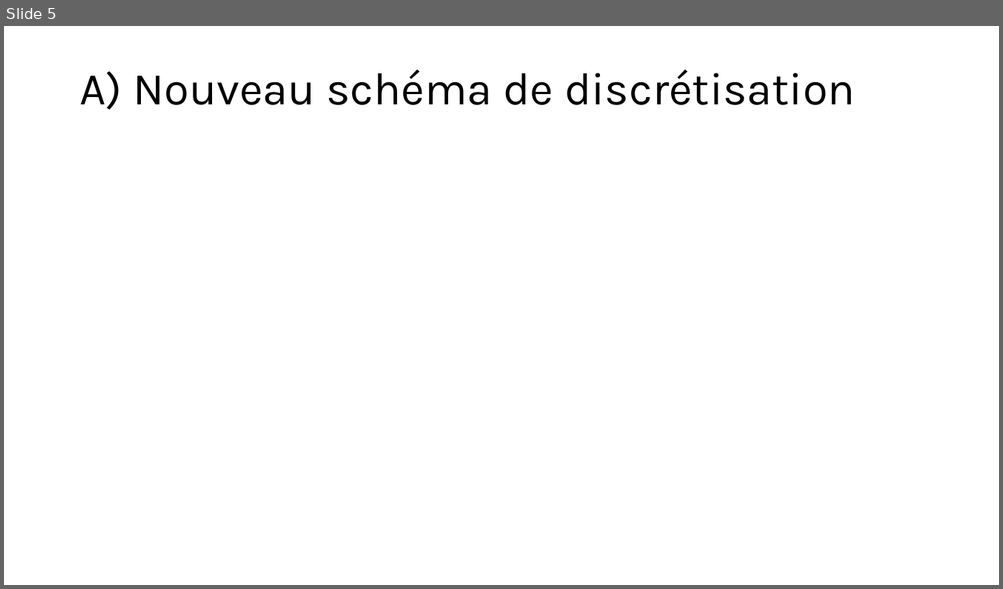
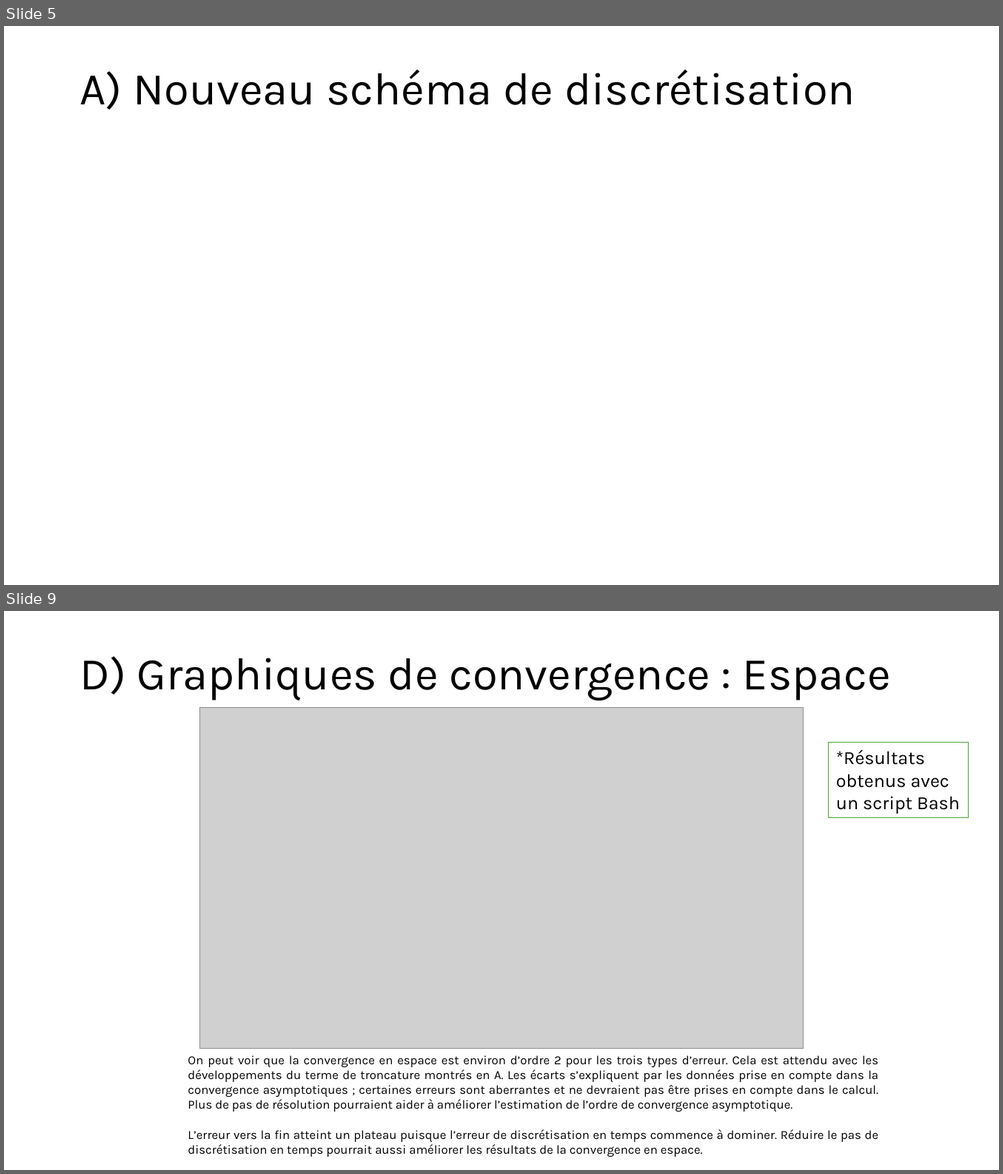
Before and after one commit to antoine-pt/MEC8211, a slide deck: MEC8211-Devoir2.pptx. Shown one above the other, each under a label of ours: slide 5 before the commit, slides 5 and 9 after it; the slides between them are not shown. The pictures are 1003x589 and 1003x1174 pixels, drawn with LibreOffice and Linux fonts; fonts in the diff are those of the drawing; grey boxes stand for pictures. Boxes give left, top, right and bottom in pixels: in the first picture for what was removed or moved away, otherwise in the second. Text is boxed around its words. In the diff, an @@ line names an element or a change of style, - is before the commit and + after.

Commit message:
Ajout des diapos B, C, D, F dans le powerpoint

```diff
--- a/MEC8211-Devoir2.pptx
+++ b/MEC8211-Devoir2.pptx
@@ slide 9 added at (4, 611, 999, 1170), background #FFFFFF @@
@@ title added at (79, 656, 891, 701), 44 pt, text #000000 @@
+D) Graphiques de convergence : Espace
@@ picture added at (199, 708, 803, 1049) @@
@@ rectangle added at (828, 742, 968, 817), outline #4EA72E 0.75 pt, 18 pt, text #000000 @@
+*Résultats obtenus avec un script Bash
@@ text added at (188, 1056, 879, 1157), 12 pt, text #000000 @@
+On peut voir que la convergence en espace est environ d’ordre 2 pour les trois types d’erreur. Cela est attendu avec les développements du terme de troncature montrés en A. Les écarts s’expliquent par les données prise en compte dans la convergence asymptotiques ; certaines erreurs sont aberrantes et ne devraient pas être prises en compte dans le calcul. Plus de pas de résolution pourraient aider à améliorer l’estimation de l’ordre de convergence asymptotique.
+L’erreur vers la fin atteint un plateau puisque l’erreur de discrétisation en temps commence à dominer. Réduire le pas de discrétisation en temps pourrait aussi améliorer les résultats de la convergence en espace.
```
Also in this commit, not shown: 5 other slides added.
